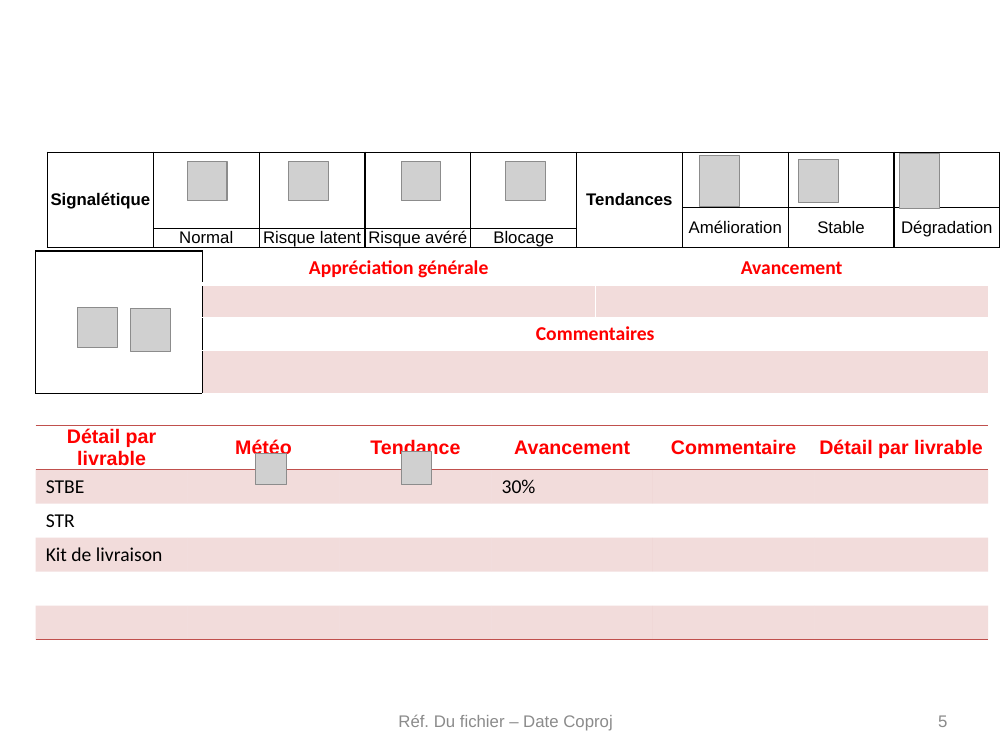
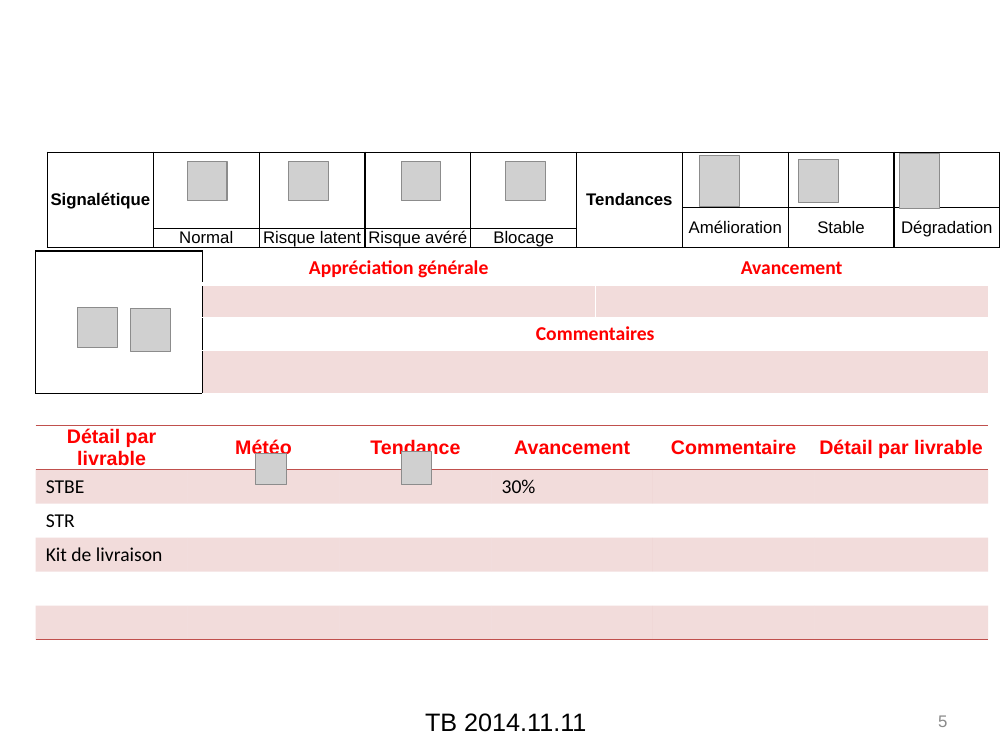
Before and after one commit to elecharny/pi-injector, a slide deck: slide 5 of Documents/TB 2014.11.11.pptx. Drawn at 1008x756 pixels with LibreOffice and Linux fonts; fonts in the diff are those of the drawing; grey boxes stand for pictures; background and template pictures are left out. Boxes give left, top, right and bottom in pixels: in the first picture for what was removed or moved away, otherwise in the second. Text is boxed around its words. In the diff, an @@ line names an element or a change of style, - is before the commit and + after.

```diff
--- a/Documents/TB 2014.11.11.pptx
+++ b/Documents/TB 2014.11.11.pptx
@@ text at (425, 713, 586, 732): text changed; size 12 to 18 pt; text colour #8C8C8C to #000000 @@
-Réf. Du fichier – Date Coproj
+TB 2014.11.11
```
Also in this commit, not shown: 4 other slides changed, 2 other files.
